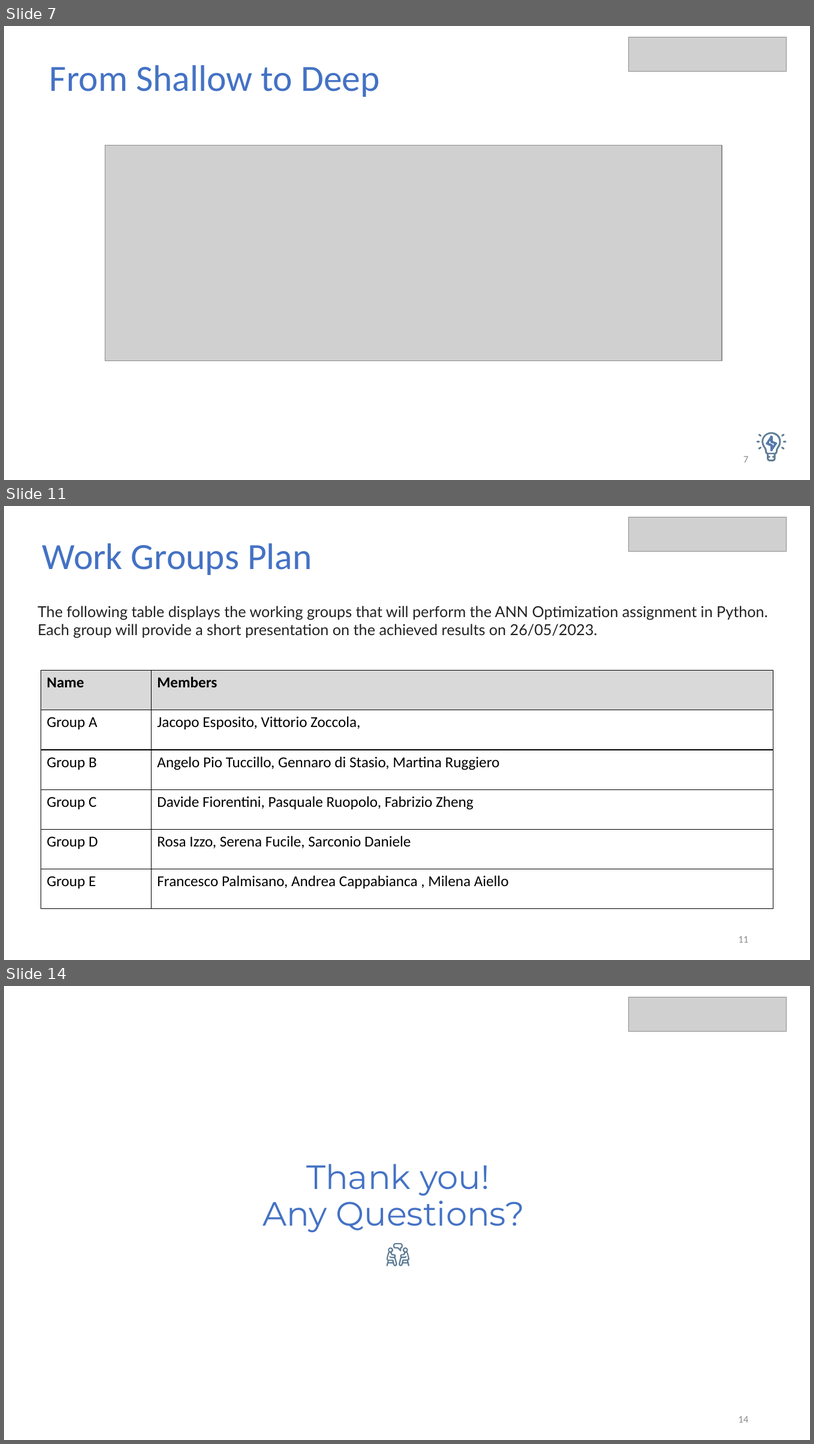
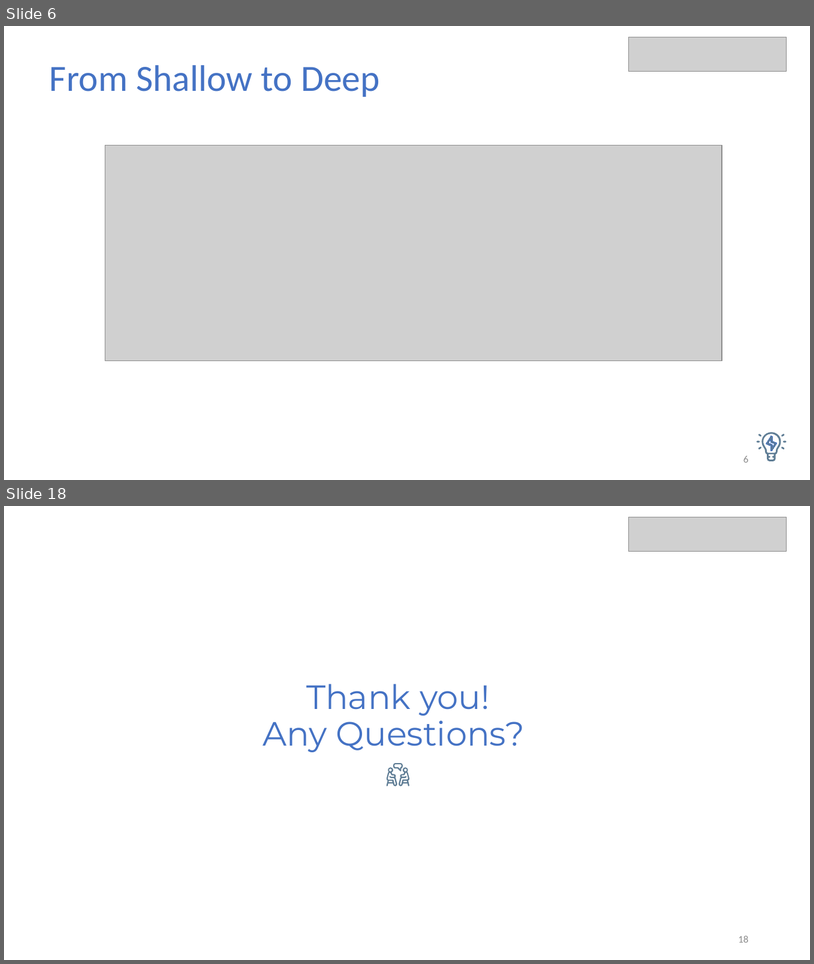
Before and after one commit to aserena7/Artificial-Neural-Networks---Parthenope-Univeristy-, a slide deck: ANN_Parthenope_19052023.pptx. Shown one above the other, each under a label of ours: slides 7, 11 and 14 before the commit, slides 6 and 18 after it; the slides between them are not shown. The pictures are 814x1444 and 814x964 pixels, drawn with LibreOffice and Linux fonts; fonts in the diff are those of the drawing; grey boxes stand for pictures. Boxes give left, top, right and bottom in pixels: in the first picture for what was removed or moved away, otherwise in the second. Text is boxed around its words. In the diff, an @@ line names an element or a change of style, - is before the commit and + after.

```diff
--- a/ANN_Parthenope_19052023.pptx
+++ b/ANN_Parthenope_19052023.pptx
@@ slide 11 removed at bbox=[4, 506, 810, 960], background #FFFFFF @@
@@ picture removed at bbox=[630, 517, 788, 552] @@
@@ text removed at bbox=[42, 543, 312, 575] @@
-Work Groups Plan
@@ text removed at bbox=[38, 606, 768, 638] @@
-The following table displays the working groups that will perform the ANN Optimization assignment in Python.
-Each group will provide a short presentation on the achieved results on 26/05/2023.
@@ table removed at bbox=[41, 670, 774, 909], 6 rows, 2 columns @@
-Name | Members
-Group A | Jacopo Esposito, Vittorio Zoccola,
-Group B | Angelo Pio Tuccillo, Gennaro di Stasio, Martina Ruggiero
-Group C | Davide Fiorentini, Pasquale Ruopolo, Fabrizio Zheng
-Group D | Rosa Izzo, Serena Fucile, Sarconio Daniele
-Group E | Francesco Palmisano, Andrea Cappabianca , Milena Aiello
@@ page number removed at bbox=[738, 936, 749, 942] @@
-11
@@ what was slide 7 is now slide 6 @@
@@ page number at bbox=[744, 456, 749, 462]: text changed @@
-7
+6
@@ what was slide 14 is now slide 18 @@
@@ page number at bbox=[738, 935, 749, 942]: text changed @@
-14
+18
```
Also in this commit, not shown: 7 slides changed, 5 slides added.
